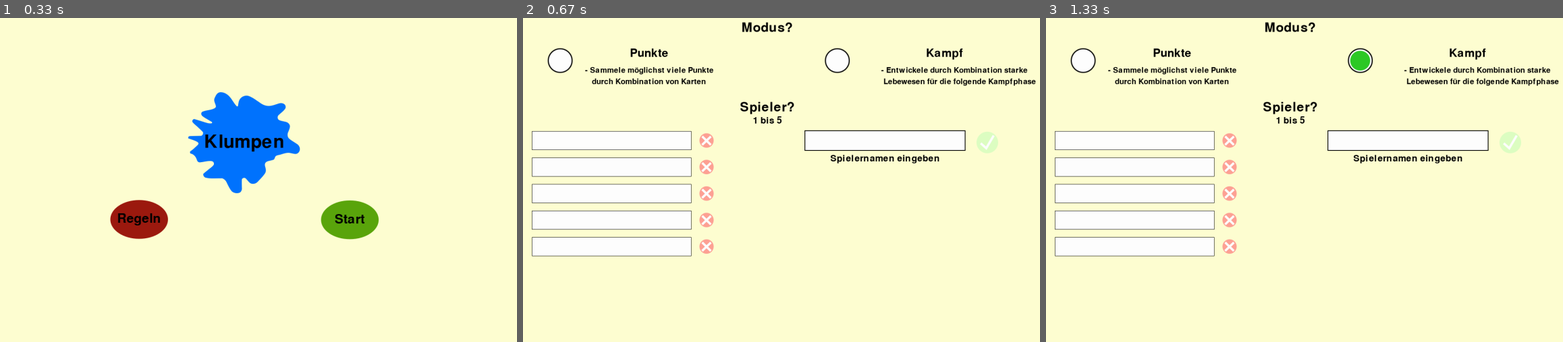
Above: before the commit, frames 1-3 (left to right).
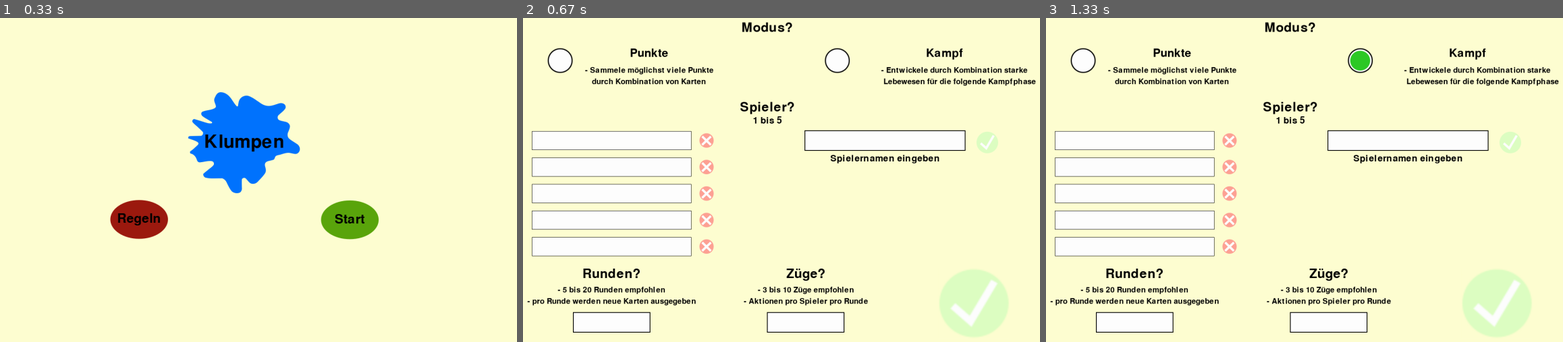
Above: after the commit, the same moments.

Repository: XeEtDe/Klumpen
Game: pygame game, started from Klumpen_Grafik.py
Two runs of this game, one before a commit and one after it. Both use one fixed random seed, a clock stepped at 60 frames per second and the inputs below.
Inputs (mouse positions are in pixels of both pictures, inside the frame that each line leads up to):
- Up to frame 1 (0.33 s): no input
- Up to frame 2 (0.67 s): press the mouse at (874, 218) at 0.37 s; move the mouse to (828, 251) at 0.47 s; release the mouse at (786, 280) at 0.6 s
- Up to frame 3 (1.33 s): press the mouse at (1361, 60) at 0.7 s; move the mouse to (1216, 170) at 0.8 s; release the mouse at (1077, 277) at 0.93 s; press the mouse at (1495, 303) at 1.03 s; move the mouse to (1438, 218) at 1.13 s; release the mouse at (1387, 131) at 1.27 s

Frame 1 is identical in both runs. In frame 2, 5.4% of the frame differs, in the area x 0-94%, y 77-99%; in frame 3, 5.4%.

Commit message:
Einstellungen fertig mit bugs

Diff:
--- a/Klumpen_Grafik.py
+++ b/Klumpen_Grafik.py
@@ -2,6 +2,7 @@
 import pygame as pg
 pg.init()
 import Karten
+import string
 import textbox
 
 #Startbildschirm
@@ -71,7 +72,7 @@
 		screen.blit(Oberfläche, (self.Rect[0], self.Rect[1]))
 
 #Buttons und Funktionen
-Einstellungen = [None, [], None, None] #[Modus, Spieler, Runden, Züge]
+Einstellungen = [None, [], 0, 0] #[Modus, Spieler, Runden, Züge]
 #Modus
 Kreis_Bild = get_image("kreisbild.png")
 Kreis_Bild_2 = get_image("kreisbild2.png")
@@ -102,6 +103,16 @@
 	Spieler_Liste = Einstellungen[1]
 	Counter = len(Spieler_Liste)
 	Fertig = 0
+	while Fertig < 5:
+		Dings = Spieler_Hintergrund[Fertig+1]
+		Fläche = Dings[1]
+		pg.draw.rect(screen, (255, 255, 255), Fläche)
+		pg.draw.rect(screen, (0, 0, 0), Fläche, 1)
+		Weg_Button = Dings[0]
+		if Weg_Button.Switch == True:
+			Weg_Button.Change()
+		Fertig += 1
+	Fertig = 0
 	while Counter > 0:
 		Spieler_Name = Spieler_Liste[Fertig]
 		Text = get_Text(Spieler_Name, 50)
@@ -112,27 +123,10 @@
 			Weg_Button.Change()
 		Counter -= 1
 		Fertig += 1
-	while Fertig < 5:
-		Dings = Spieler_Hintergrund[Fertig+1]
-		Fläche = Dings[1]
-		pg.draw.rect(screen, (255, 255, 255), Fläche)
-		pg.draw.rect(screen, (0, 0, 0), Fläche, 1)
-		Weg_Button = Dings[0]
-		if Weg_Button.Switch == True:
-			Weg_Button.Change()
-		Fertig += 1
-def Spieler_Entf():
-	for Num in Spieler_Hintergrund:
-		Dings = Spieler_Hintergrund[Num]
-		Weg_Button = Dings[0]
-		Test_Rect = pg.Rect(620, 300 + 20*Num + 50*(Num-1) + 5, Kreuz.get_width(), Kreuz.get_height())
-		if Weg_Button.Rect.contains(Test_Rect) == True:
-			if Weg_Button.Switch == True:
-				Index = Num - 1
-				Spieler_Liste = Einstellungen[1]
-				Spieler_Liste.remove(Spieler_Liste[Index])
-				Print_Spieler()
-				break
+
+def Spieler_Entf(Index):
+	Dings_Dict = {Weg_Button_1:0, Weg_Button_2:1, Weg_Button_3:2, Weg_Button_4:3, Weg_Button_5:4}
+
 Spieler_Hintergrund = {}
 Weg_Button_1 = Button(pg.Rect(620, 325, Kreuz.get_width(), Kreuz.get_height()), Spieler_Entf, Kreuz_Blass, None, Kreuz)
 Weg_Button_2 = Button(pg.Rect(620, 395, Kreuz.get_width(), Kreuz.get_height()), Spieler_Entf, Kreuz_Blass, None, Kreuz)
@@ -152,11 +146,34 @@
 			Name = Input_Box.final
 		if Name in Einstellungen[1]:
 			Text = get_Text("Wähle unterschiedliche Spielernamen", 30, pg.Color("red"))
-			screen.blit(Text, (1380, 300))
+			screen.blit(Text, (900 + (210 - Text.get_width() / 2), 420))
 		else:
 			Einstellungen[1].append(Name)
 			Print_Spieler()
 Spieler_Hinzu_Button = Button(pg.Rect(1350, 320, Kleiner_Haken.get_width(), Kleiner_Haken.get_height()), Spieler_Hinzu, Kleiner_Haken_Blass, None, Kleiner_Haken)
+
+#Runden und Züge
+Runden_Box = textbox.TextBox((290, 800, 200, 50))
+Züge_Box = textbox.TextBox((801.5, 800, 200, 50))
+Boxen = [Input_Box, Runden_Box, Züge_Box]
+#Fertig Button
+Großer_Haken = get_image("hakengroß.png")
+Großer_Haken_Blass = get_image("hakengroßblass.png")
+def Fertig():
+	if Fertig_Button.Switch == True:
+		global Modus
+		global Alle_Spieler
+		global Runden
+		global Züge
+		Modus = Einstellungen[0]
+		Alle_Spieler = Einstellungen[1]
+		Runden = Einstellungen[2]
+		Züge = Einstellungen[3]
+		print(Einstellungen)
+		screen.fill((255, 255, 210))
+		global Input
+		Input = False
+Fertig_Button = Button(pg.Rect(1250, 680, Großer_Haken.get_width(), Großer_Haken.get_height()), Fertig, Großer_Haken_Blass, None, Großer_Haken)
 
 #Regeln
 def Regeln():
@@ -196,11 +213,9 @@
 	Text = get_Text("Spielernamen eingeben", 35)
 	screen.blit(Text, (900 + (210 - Text.get_width() / 2), 380))
 	Spieler_Hinzu_Button.create_button()
-	Input_Box.process_kwargs({"command":Spieler_Hinzu})
+	Input_Box.process_kwargs({"command":Spieler_Hinzu, "clear_on_enter":True})
 	Input_Box.update()
 	Input_Box.draw(screen)
-	global Input
-	Input = True
 	for Num in Spieler_Hintergrund:
 		Dings = Spieler_Hintergrund[Num]
 		y = 300 + 20*Num + 50*(Num-1)
@@ -209,6 +224,29 @@
 		pg.draw.rect(screen, (0, 0, 0), Fläche, 1)
 		Dings[0].create_button()
 		Spieler_Hintergrund[Num].append(Fläche)
+	#Runden und Züge
+	Text_1 = get_Text("Runden?", 50)
+	screen.blit(Text_1, (180 + (210 - Text_1.get_width() / 2), 680))
+	Text = get_Text("- 5 bis 20 Runden empfohlen", 30)
+	screen.blit(Text, ((180 + (210 - Text_1.get_width() / 2)) - (Text.get_width() / 2 - Text_1.get_width() / 2), 730))
+	Text = get_Text("- pro Runde werden neue Karten ausgegeben", 30)
+	screen.blit(Text, ((180 + (210 - Text_1.get_width() / 2)) - (Text.get_width() / 2 - Text_1.get_width() / 2), 760))
+	Text_2 = get_Text("Züge?", 50)
+	screen.blit(Text_2, (850, 680))
+	Text = get_Text("- 3 bis 10 Züge empfohlen", 30)
+	screen.blit(Text, (850 - (Text.get_width() / 2 - Text_2.get_width() / 2), 730))
+	Text = get_Text("- Aktionen pro Spieler pro Runde", 30)
+	screen.blit(Text, (850 - (Text.get_width() / 2 - Text_2.get_width() / 2), 760))
+	Runden_Box.process_kwargs({"ACCEPTED":string.digits})
+	Runden_Box.update()
+	Runden_Box.draw(screen)
+	Züge_Box.process_kwargs({"ACCEPTED":string.digits})
+	Züge_Box.update()
+	Züge_Box.draw(screen)
+	global Input
+	Input = True
+	#Fertig Button
+	Fertig_Button.create_button()
 Start_Bild = get_image("start.png")
 Text_S = get_Text("Start", 50)
 Start_Rect = pg.Rect(1000, 500, Start_Bild.get_width(), Start_Bild.get_height())
@@ -248,14 +286,30 @@
 	    		if Button.Maus_Pos == True:
 	    			Button.Funktion()
 	    if Input == True:
-	        Input_Box.get_event(event)
-	        Input_Box.update()
-	        Input_Box.draw(screen)
-	        if (not Input_Box.final == "") and (len(Einstellungen[1]) < 5):
-	        	if Spieler_Hinzu_Button.Switch == False:
+	    	for Box in Boxen:
+		        Box.get_event(event)
+		        Box.update()
+		        Box.draw(screen)
+	    	if (not Input_Box.final == "") and (len(Einstellungen[1]) < 5):
+	    		if Spieler_Hinzu_Button.Switch == False:
 	        		Spieler_Hinzu_Button.Change()
-	        else:
-	        	if Spieler_Hinzu_Button.Switch == True:
-	        		Spieler_Hinzu_Button.Change()
+	    	else:
+	    		if Spieler_Hinzu_Button.Switch == True:
+	    			Spieler_Hinzu_Button.Change()
+	    	if (not Runden_Box.final == ""):
+	    		Einstellungen[2] = int(Runden_Box.final)
+	    	else:
+	    		Einstellungen[2] = 0
+	    	if (not Züge_Box.final == ""):
+	    		Einstellungen[3] = int(Züge_Box.final)
+	    	else:
+	    		Einstellungen[3] = 0
+	    	for Wert in Einstellungen:
+	        	if Wert == None or Wert == [] or Wert == 0:
+	        		if Fertig_Button.Switch == True:
+	        			Fertig_Button.Change()
+	        	else:
+	        		if Fertig_Button.Switch == False:
+	        			Fertig_Button.Change()
 
     pg.display.flip()
--- a/textbox.py
+++ b/textbox.py
@@ -1,9 +1,5 @@
 import string
 import pygame as pg
-
-
-ACCEPTED = string.ascii_letters+string.digits+string.punctuation+" "
-
 
 class TextBox(object):
     def __init__(self,rect,**kwargs):
@@ -27,8 +23,9 @@
                     "outline_width" : 2,
                     "active_color" : pg.Color("black"),
                     "font" : pg.font.Font(None, self.rect.height+4),
-                    "clear_on_enter" : True,
-                    "inactive_on_enter" : True}
+                    "clear_on_enter" : False,
+                    "inactive_on_enter" : False,
+                    "ACCEPTED":string.ascii_letters+string.digits+string.punctuation+" "}
         for kwarg in kwargs:
             if kwarg in defaults:
                 defaults[kwarg] = kwargs[kwarg]
@@ -43,7 +40,7 @@
             elif event.key == pg.K_BACKSPACE:
                 if self.buffer:
                     self.buffer.pop()
-            elif event.unicode in ACCEPTED:
+            elif event.unicode in self.ACCEPTED:
                 self.buffer.append(event.unicode)
         elif event.type == pg.MOUSEBUTTONDOWN and event.button == 1:
             self.active = self.rect.collidepoint(event.pos)
Binary file added: hakengroß.png
Binary file added: hakengroßblass.png
